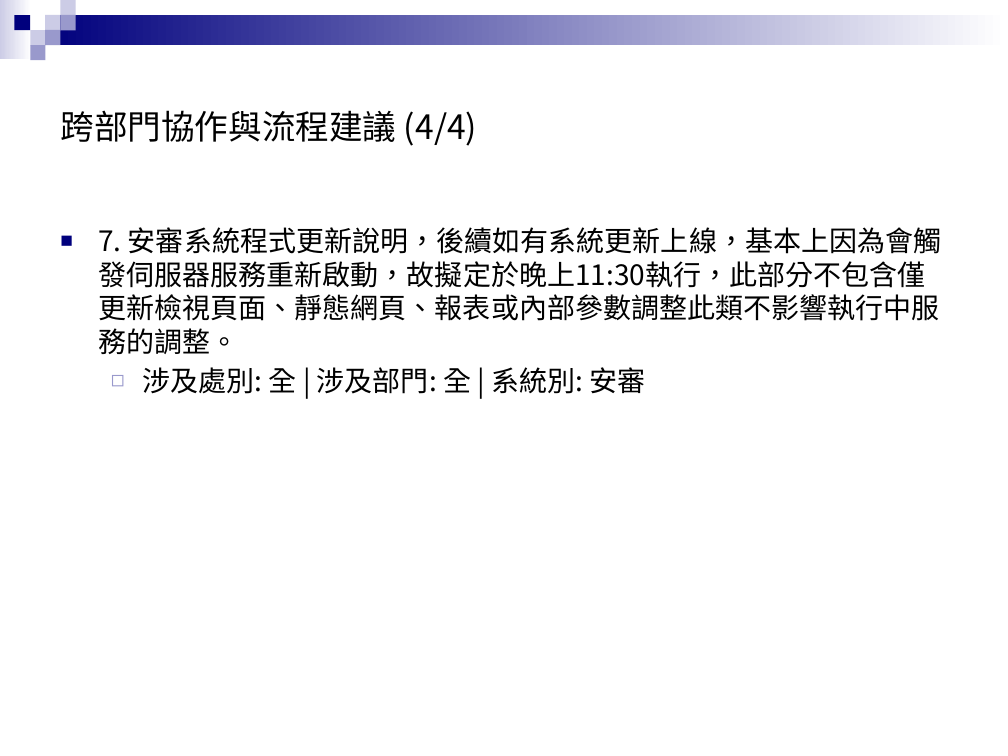
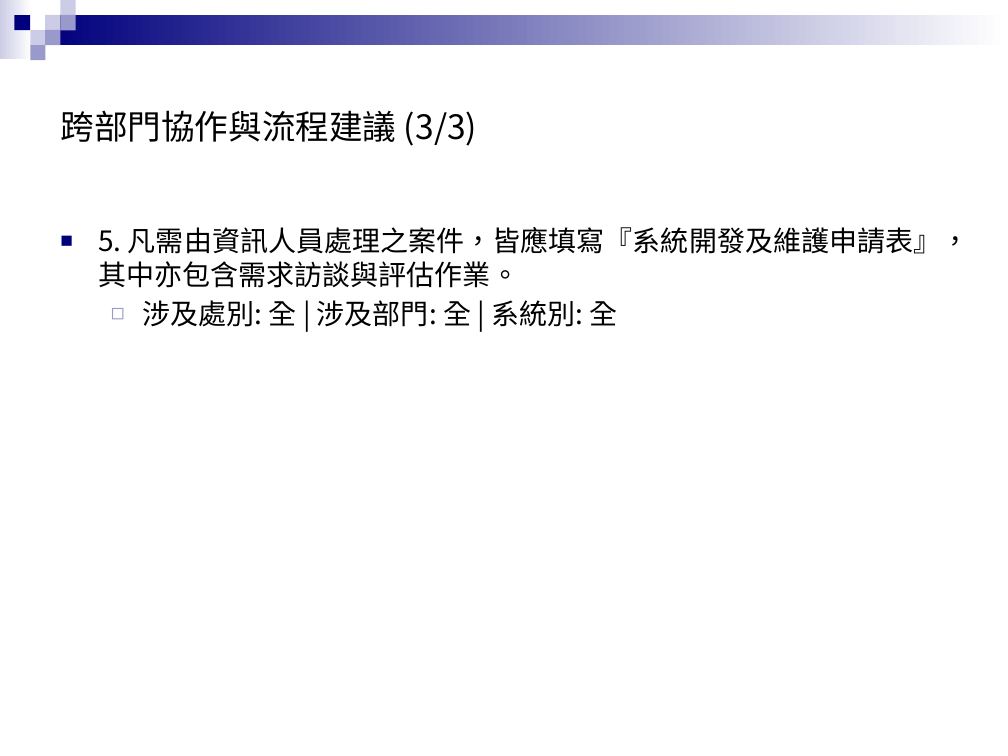
Before and after one commit to zx90316/202508-----, a slide deck: slide 29 of 系統交流會議題簡報.pptx (slide 24 before the commit). Drawn at 1008x756 pixels with LibreOffice and Linux fonts; fonts in the diff are those of the drawing; background and template pictures are left out. Boxes give left, top, right and bottom in pixels: in the first picture for what was removed or moved away, otherwise in the second. Text is boxed around its words. In the diff, an @@ line names an element or a change of style, - is before the commit and + after.

Commit message:
更新 ExcelToJsonPresentation 類別以排除「宣導」類別的議題，並新增目錄頁與議題動機頁。修正 JSON 檔案中的類別名稱與統計數據，並更新 requirements.txt 以包含 pywin32 套件。刪除不再使用的設定檔案 settings.local.json。

```diff
--- a/系統交流會議題簡報.pptx
+++ b/系統交流會議題簡報.pptx
@@ title at (60, 110, 477, 146): text changed @@
-跨部門協作與流程建議 (4/4)
+跨部門協作與流程建議 (3/3)
@@ text at (98, 227, 970, 327): text changed @@
-■ 7. 安審系統程式更新說明，後續如有系統更新上線，基本上因為會觸發伺服器服務重新啟動，故擬定於晚上11:30執行，此部分不包含僅更新檢視頁面、靜態網頁、報表或內部參數調整此類不影響執行中服務的調整。
-  ◻ 涉及處別: 全 | 涉及部門: 全 | 系統別: 安審
+■ 5. 凡需由資訊人員處理之案件，皆應填寫『系統開發及維護申請表』，其中亦包含需求訪談與評估作業。
+  ◻ 涉及處別: 全 | 涉及部門: 全 | 系統別: 全
```
Also in this commit, not shown: 22 other slides changed, 5 slides added, 6 other files.
